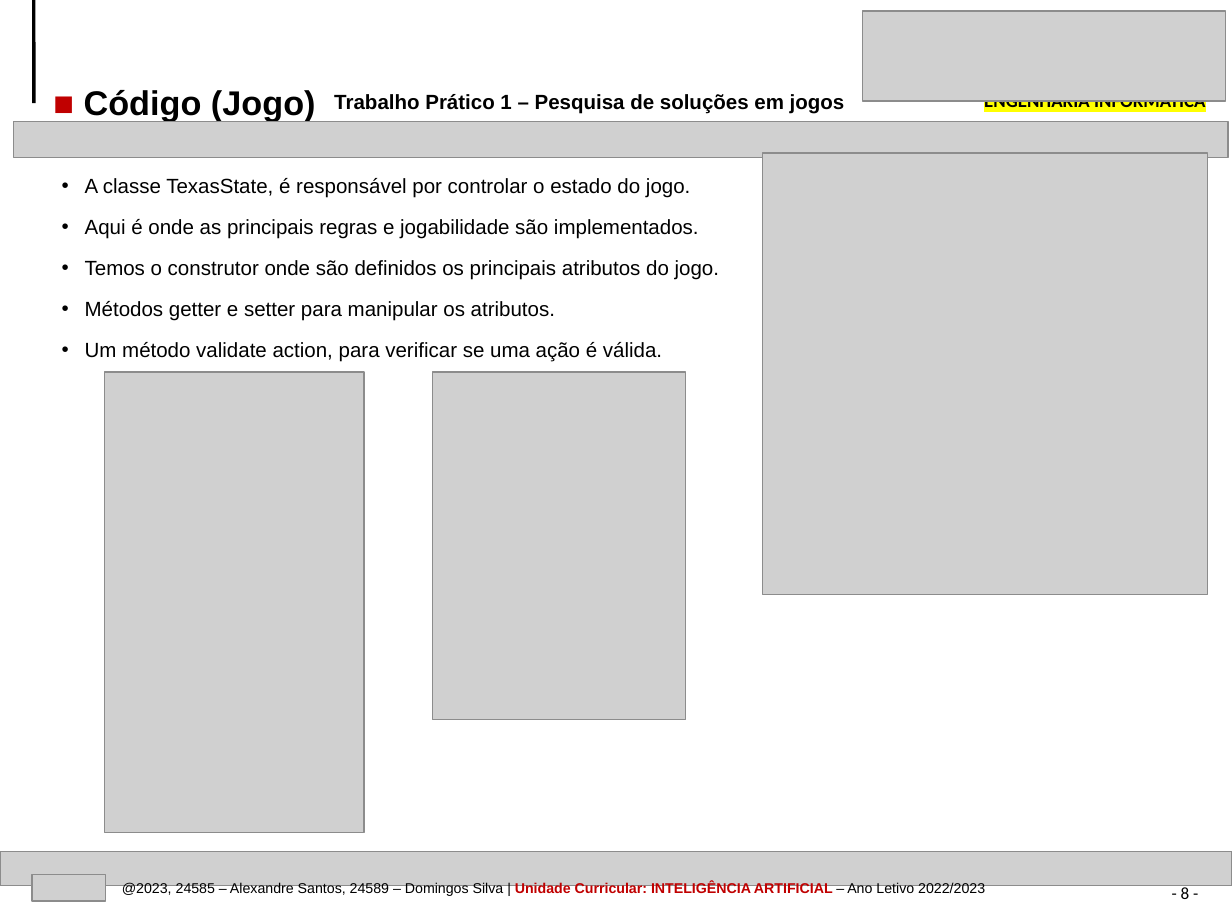
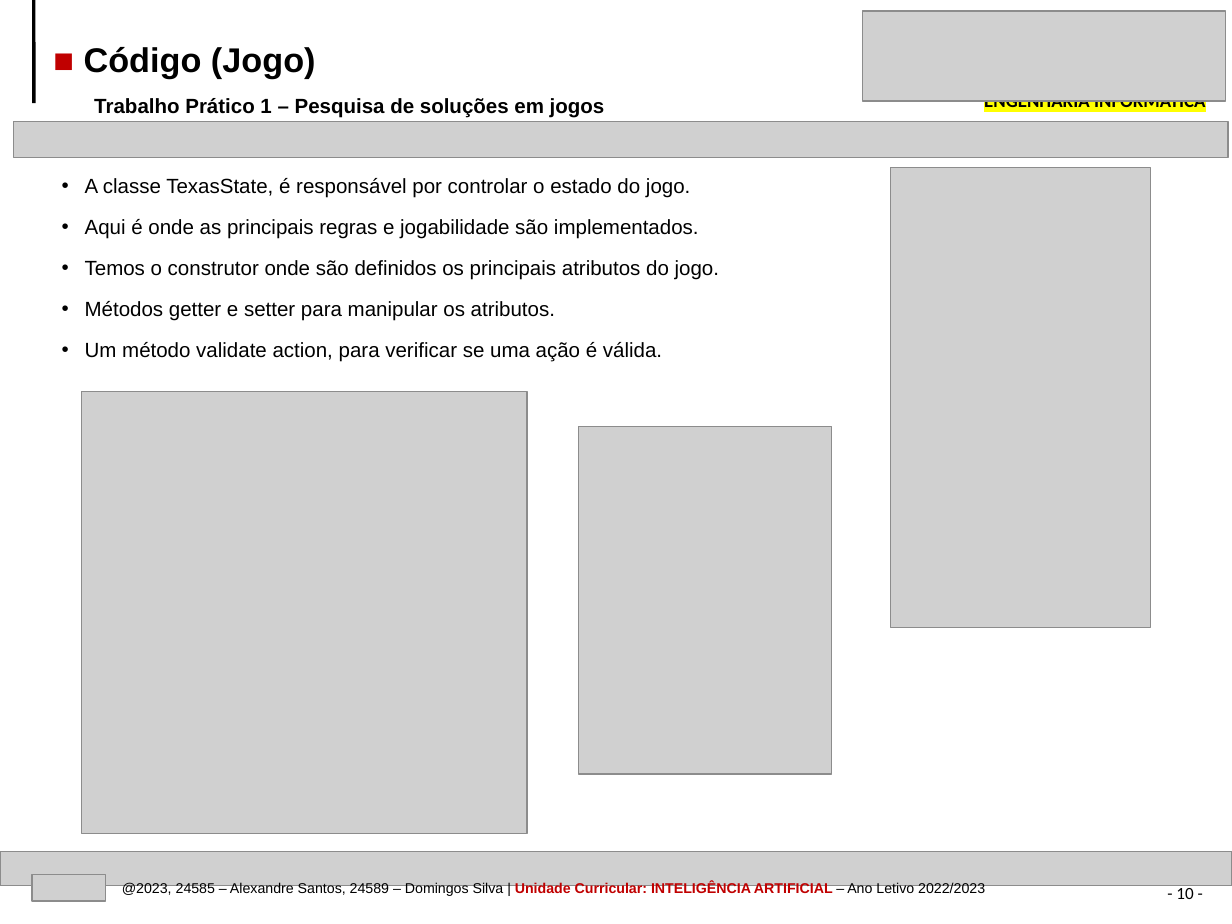
Before and after one commit to AlexandrePSantos/IPVC_EI_IA_TP1_TexasHoldEm, a slide deck: slide 10 of IPVC-EI-IA-TrabPratico1-Pesquisa_solucoes_jogos-24585-24589.pptx (slide 8 before the commit). Drawn at 1232x924 pixels with LibreOffice and Linux fonts; fonts in the diff are those of the drawing; grey boxes stand for pictures. Boxes give left, top, right and bottom in pixels: in the first picture for what was removed or moved away, otherwise in the second. Text is boxed around its words. In the diff, an @@ line names an element or a change of style, - is before the commit and + after.

```diff
--- a/IPVC-EI-IA-TrabPratico1-Pesquisa_solucoes_jogos-24585-24589.pptx
+++ b/IPVC-EI-IA-TrabPratico1-Pesquisa_solucoes_jogos-24585-24589.pptx
@@ text "■ Código (Jogo)" moved from (x1=84, y1=90, x2=316, y2=121) to (x1=84, y1=47, x2=316, y2=79) @@
@@ text "Trabalho Prático 1 – Pesquisa ..." moved from (x1=334, y1=94, x2=845, y2=114) to (x1=94, y1=98, x2=605, y2=118) @@
@@ picture moved from (x1=105, y1=372, x2=365, y2=833) to (x1=891, y1=168, x2=1151, y2=628) @@
@@ picture moved from (x1=763, y1=153, x2=1209, y2=594) to (x1=81, y1=392, x2=527, y2=833) @@
@@ picture moved from (x1=432, y1=372, x2=686, y2=719) to (x1=579, y1=426, x2=833, y2=774) @@
@@ page number at (x1=1176, y1=885, x2=1193, y2=899): text changed @@
-- 8 -
+- 10 -
```
Also in this commit, not shown: 28 other slides changed, 6 slides added, 39 other files.
